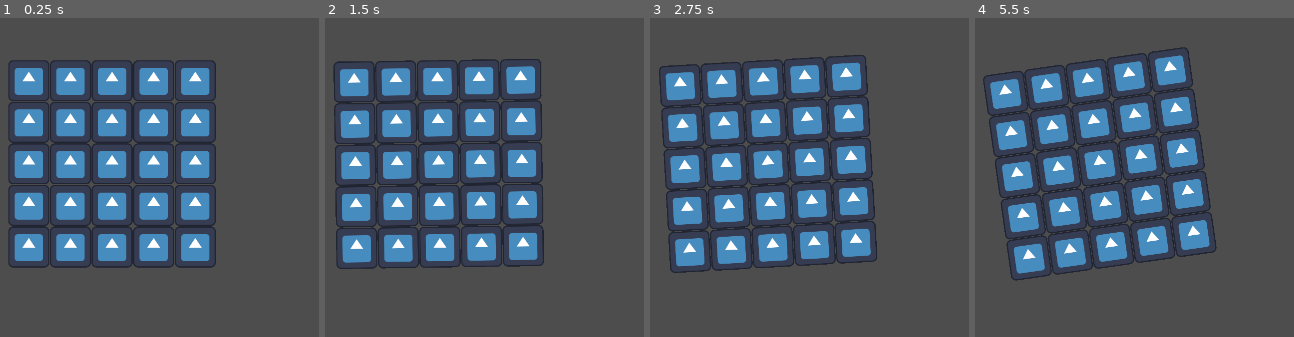
Above: before the commit, frames 1-4 (left to right).
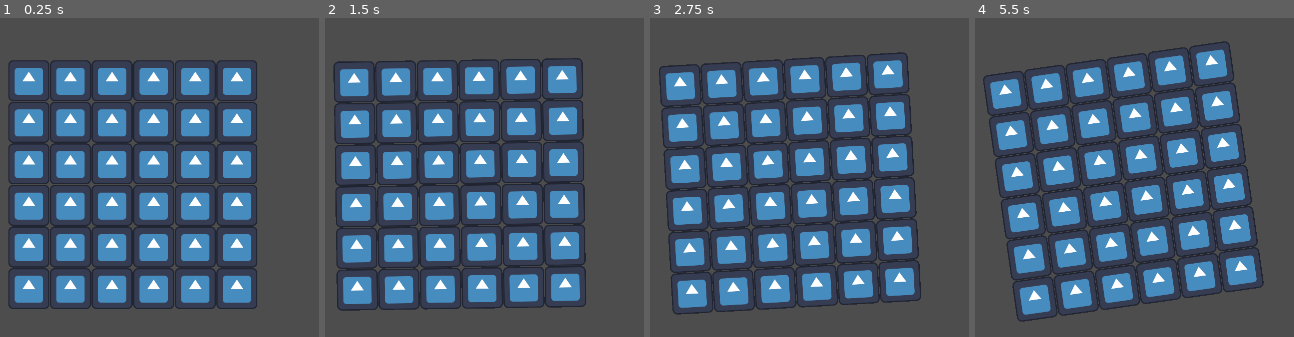
Above: after the commit, the same moments.

Repository: ARCsweden/GameJam2024FallA
Game: Godot game, scene res://Scenes/TestRaftScene.tscn
The game is run twice, just before and just after one commit, with the same random seed, the same clock (stepped at 60 frames per second) and the same inputs. The project has no main scene, so this scene is started directly. The engine's default icon, where the game draws it, is replaced by a stand-in: a white triangle on a blue panel in a dark square.
Inputs (mouse positions are in pixels of both pictures, inside the frame that each line leads up to):
- Up to frame 1 (0.25 s): no input
- Up to frame 2 (1.5 s): tap Enter (ui_accept) at 0.5, 0.77 s; move the mouse to (outside the picture) at 0.52 s; hold Right (ui_right) 0.53-1.28 s; move the mouse to (468, 203) at 1.27 s; hold Down (ui_down) from 1.28 s (still down)
- Up to frame 3 (2.75 s): tap Enter (ui_accept) at 1.52 s; move the mouse to (outside the picture) at 2.02 s; release Down (ui_down) at 2.03 s; hold Right (ui_right) from 2.03 s (still down)
- Up to frame 4 (5.5 s): move the mouse to (1239, 270) at 2.77 s; release Right (ui_right) at 2.78 s; hold Up (ui_up) 2.78-3.53 s; tap Enter (ui_accept) at 3.02, 3.77, 4.52 s; move the mouse to (outside the picture) at 3.52 s; hold Left (ui_left) 3.53-5.03 s; move the mouse to (1038, 113) at 4.27 s; move the mouse to (outside the picture) at 5.02 s; hold Down (ui_down) from 5.03 s (still down)

The runs differ from the first frame. In frame 1, 11% of the frame differs, in the area x 2-81%, y 13-92%; in frame 2, 11%; in frame 3, 11%; in frame 4, 11%.

Commit message:
Working on grid

Diff:
--- a/dontdrowntogether/Scripts/raft_body.gd
+++ b/dontdrowntogether/Scripts/raft_body.gd
@@ -47,11 +47,11 @@
 	grid[r][c].rebuild()
 
 func _create_grid() -> void:
-	#Instantiate tiles in a 3x3 grid.
+	#Instantiate tiles in a grid.
 	var instance
-	for r in rows:
+	for r in rows+1:
 		grid.append([])
-		for c in columns:
+		for c in columns+1:
 			# Creates an instance of RaftTileScene
 			instance = RaftTileScene.instantiate()
 			# Adds the instance to the scene tree
@@ -60,5 +60,8 @@
 			# Then each instance is moved to the top left corner of the collision shape, to center it
 			instance.position = Vector2(r*Global.raft_tile_length, c*Global.raft_tile_length) - ($RaftCollisionShape.shape.size / 2) + (Vector2(Global.raft_tile_length / 2, Global.raft_tile_length / 2))
 			# Adds instance to grid so it can edited later
+			if r == 0 or r == rows+1:
+				instance.edge_tile()
+
 			grid[r].append(instance)
 	print(grid)
